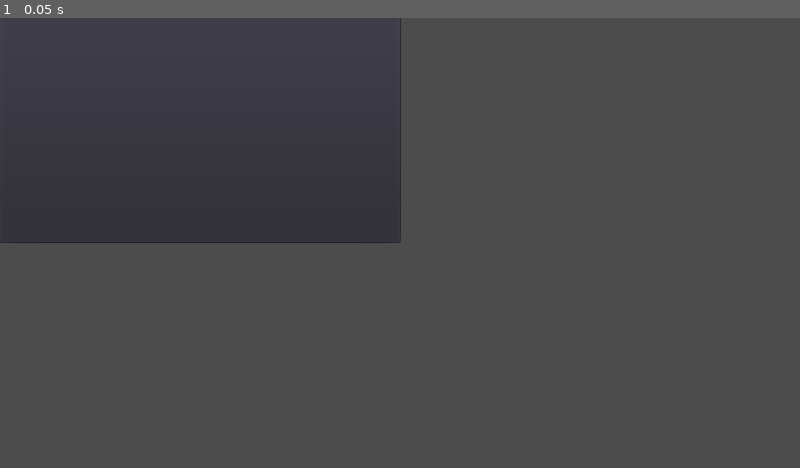
Above: before the commit, frame 1.
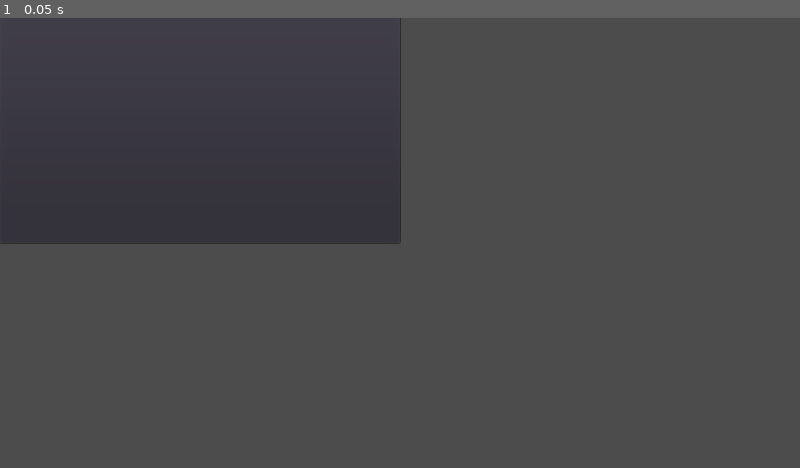
Above: after the commit, the same moment.

Repository: cevenaris/doesWin9
Game: Godot game, scene res://assets/scenes/passover_window.tscn
Two runs of this game, one before a commit and one after it. Both use one fixed random seed, a clock stepped at 60 frames per second and the inputs below. This scene is started directly instead of the project's main scene.
Inputs:
- Up to frame 1 (0.05 s): no input

The runs differ from the first frame. In frame 1, 0.2% of the frame differs, in the area x 0-50%, y 49-51%.

Commit message:
added a collision shape to all windows and edited editor descriptions

Diff:
--- a/game/assets/scenes/2d_window.tscn
+++ b/game/assets/scenes/2d_window.tscn
@@ -4,11 +4,6 @@
 [ext_resource path="res://scripts/2d_window.gd" type="Script" id=2]
 
 [node name="window" instance=ExtResource( 1 )]
-visible = false
 script = ExtResource( 2 )
 
-[node name="Viewport" parent="ViewportContainer" index="0"]
-handle_input_locally = false
-render_target_update_mode = 0
-
 [node name="Node2D" type="Node2D" parent="ViewportContainer/Viewport" index="0"]
--- a/game/assets/scenes/base_window.tscn
+++ b/game/assets/scenes/base_window.tscn
@@ -6,12 +6,16 @@
 [sub_resource type="DynamicFont" id=1]
 font_data = ExtResource( 5 )
 
+[sub_resource type="RectangleShape2D" id=2]
+extents = Vector2( 480, 270 )
+
 [node name="window" type="WindowDialog"]
 visible = true
 anchor_top = -0.00180373
 anchor_bottom = -0.0018037
+margin_top = 1.94803
 margin_right = 960.0
-margin_bottom = 540.0
+margin_bottom = 541.948
 hint_tooltip = "Hint goes here"
 custom_fonts/title_font = SubResource( 1 )
 custom_colors/title_color = Color( 0, 0, 0, 1 )
@@ -19,5 +23,13 @@
 resizable = true
 script = ExtResource( 1 )
 __meta__ = {
-"_edit_use_anchors_": false
+"_edit_use_anchors_": false,
+"_editor_description_": "Parent to all window objects. Scales between a minimum and maximum size."
 }
+
+[node name="Area2D" type="Area2D" parent="."]
+
+[node name="CollisionShape2D" type="CollisionShape2D" parent="Area2D"]
+position = Vector2( 480, 270 )
+shape = SubResource( 2 )
+[connection signal="resized" from="." to="." method="_on_window_resized"]
--- a/game/assets/scenes/player.tscn
+++ b/game/assets/scenes/player.tscn
@@ -1,20 +1,21 @@
-[gd_scene load_steps=3 format=2]
+[gd_scene load_steps=4 format=2]
 
 [sub_resource type="RectangleShape2D" id=1]
 extents = Vector2( 100, 100 )
 
-[sub_resource type="SpriteFrames" id=2]
-animations = [ {
-"frames": [  ],
-"loop": true,
-"name": "default",
-"speed": 5.0
-} ]
+[sub_resource type="Gradient" id=2]
+offsets = PoolRealArray( 0 )
+colors = PoolColorArray( 0.164706, 0.690196, 0.776471, 1 )
+
+[sub_resource type="GradientTexture" id=3]
+gradient = SubResource( 2 )
+width = 1
 
 [node name="player" type="KinematicBody2D"]
 
 [node name="CollisionShape2D" type="CollisionShape2D" parent="."]
 shape = SubResource( 1 )
 
-[node name="AnimatedSprite" type="AnimatedSprite" parent="."]
-frames = SubResource( 2 )
+[node name="Sprite" type="Sprite" parent="."]
+scale = Vector2( 200, 200 )
+texture = SubResource( 3 )
--- a/game/assets/scenes/viewport_window.tscn
+++ b/game/assets/scenes/viewport_window.tscn
@@ -4,8 +4,11 @@
 [ext_resource path="res://scripts/viewport_window.gd" type="Script" id=2]
 
 [node name="window" instance=ExtResource( 1 )]
+visible = false
 window_title = "viewport window"
 script = ExtResource( 2 )
+max_width = 1920.0
+max_height = 1080.0
 
 [node name="ViewportContainer" type="ViewportContainer" parent="." index="1"]
 margin_right = 40.0
@@ -15,3 +18,5 @@
 }
 
 [node name="Viewport" type="Viewport" parent="ViewportContainer" index="0"]
+handle_input_locally = false
+render_target_update_mode = 0
--- a/game/scripts/base_window.gd
+++ b/game/scripts/base_window.gd
@@ -4,6 +4,10 @@
 # Declare member variables here. Examples:
 # var a = 2
 # var b = "text"
+export var min_width: float = 192
+export var min_height: float = 108
+export var max_width : float = 1920
+export var max_height: float = 1080
 
 
 # Called when the node enters the scene tree for the first time.
@@ -15,3 +19,14 @@
 # Called every frame. 'delta' is the elapsed time since the previous frame.
 #func _process(delta):
 #	pass
+
+func _on_window_resized():
+	var size = rect_size
+	var width = rect_size.x
+	var height = rect_size.y
+
+	rect_size.x = clamp(rect_size.x, min_width, max_width)
+	rect_size.y = clamp(rect_size.y, min_height, max_height)
+
+	$Area2D/CollisionShape2D.shape.extents.x = width / 2
+	$Area2D/CollisionShape2D.shape.extents.y = height / 2
Not shown: 1 places in game/assets/scenes/base_window.tscn that only renumber resources
